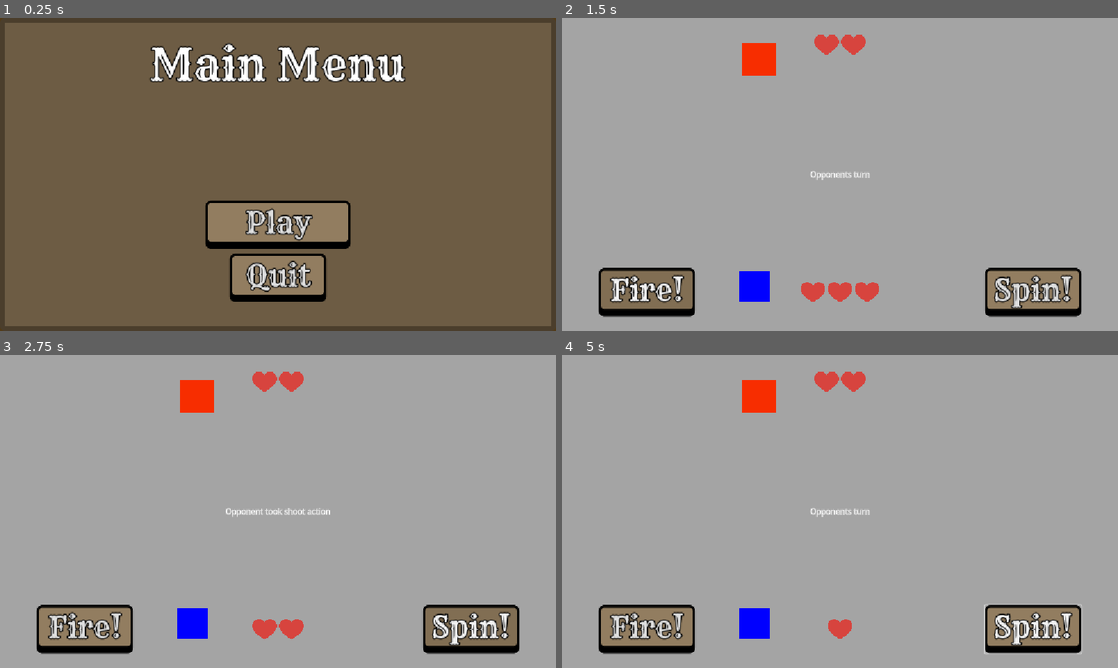
Above: before the commit, frames 1-4 (two rows, left to right).
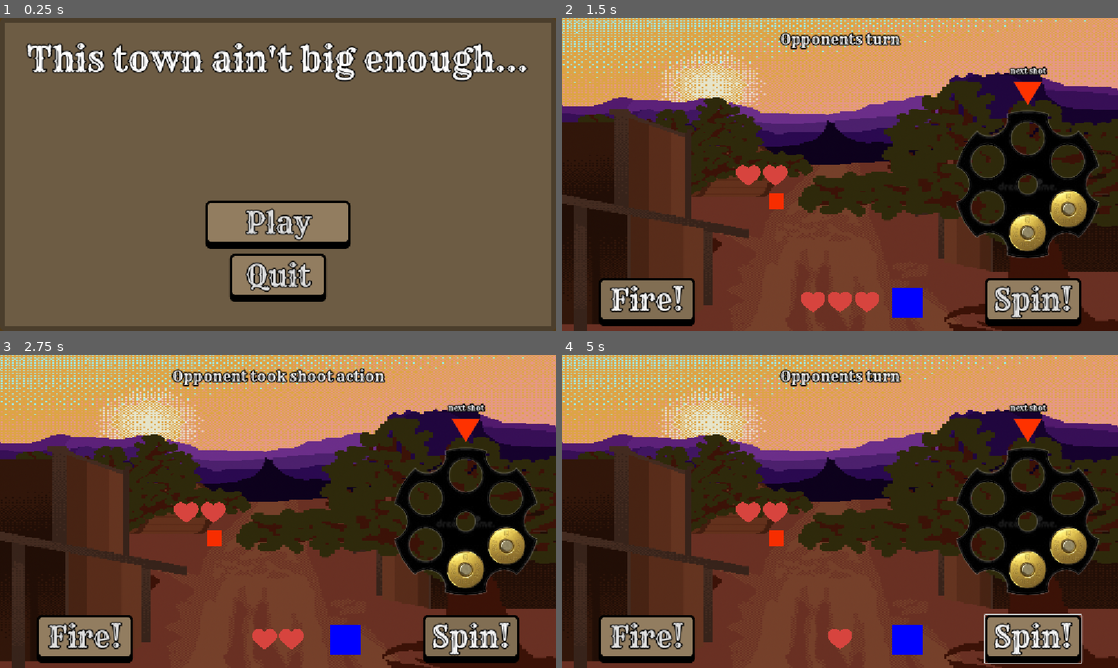
Above: after the commit, the same moments.

Repository: justwhateverprobably/this-town-aint-big-enough
Game: Godot game, scene res://Scenes/main_menu.tscn
Same seed, same stepped clock (60 frames per second), same inputs: the game is played once before the commit and once after it.
Inputs (mouse positions are in pixels of both pictures, inside the frame that each line leads up to):
- Up to frame 1 (0.25 s): no input
- Up to frame 2 (1.5 s): click "Play" at 0.5 s; click "Fire!" at 1.25 s
- Up to frame 3 (2.75 s): click "Spin!" at 2 s
- Up to frame 4 (5 s): tap Enter at 2.75, 4.25 s; move the mouse to (962, 495) at 2.77 s; hold Right 2.78-3.53 s; hold R (NewRound) 2.78-3.53 s; click (962, 495) at 2.92 s; tap Space at 3.5 s; move the mouse to (728, 527) at 3.52 s; hold Down 3.53-4.28 s; tap R (NewRound) at 3.6 s; move the mouse to (895, 442) at 4.27 s; hold Right from 4.28 s (still down); hold R (NewRound) from 4.28 s (still down); tap Alt at 4.35 s

The runs differ from the first frame. In frame 1, 6.2% of the frame differs, in the area x 4-95%, y 7-21%; in frame 2, 98%; in frame 3, 98%; in frame 4, 98%, in the area x 0-100%, y 0-100%.

Commit message:
finished prototype and made a web build

Diff:
--- a/Scenes/entities.gd
+++ b/Scenes/entities.gd
@@ -1,28 +1,28 @@
 extends Node2D
 
 
-func advance_chamber(chamber):
-	# Number of chambers in the cylinder
-	var n = chamber.size()
+func advance_cylinder(cylinder):
+	# Number of cylinders in the cylinder
+	var n = cylinder.size()
 	# Save the first element (this will move to the end)
-	var first = chamber[0]
+	var last = cylinder[n-1]
 	# # Shift everything left by one position
-	for i in range(0, n - 1):
-		chamber[i] = chamber[i + 1]
+	for i in range(n-1, 0, -1):
+		cylinder[i] = cylinder[i - 1]
 	# Move the original first element to the end
-	chamber[n - 1] = first
+	cylinder[0] = last
 
-	return chamber
+	return cylinder
 
-func spin_chamber(chamber):
+func spin_cylinder(cylinder):
 	# Decide how many positions to rotate (0 to max-1)
-	var increment = randi_range(0, len(chamber) - 1)
+	var increment = randi_range(0, len(cylinder) - 1)
 
 	# Repeat single-step rotation "increment" times
 	for i in range(increment):
-		chamber = advance_chamber(chamber)
+		cylinder = advance_cylinder(cylinder)
 
-	return chamber
+	return cylinder
 
 func update_health(health, increment):
 	health += increment
--- a/Scenes/game.tscn
+++ b/Scenes/game.tscn
@@ -3,9 +3,12 @@
 [ext_resource type="Theme" uid="uid://kh64de4caahg" path="res://Themes/Western.tres" id="1_ebmjs"]
 [ext_resource type="Script" uid="uid://peg8nqakpv65" path="res://Scripts/game_manager.gd" id="1_wowpa"]
 [ext_resource type="PackedScene" uid="uid://bfkmihritu11l" path="res://Scenes/health_bar.tscn" id="2_qxrlw"]
+[ext_resource type="Texture2D" uid="uid://2oqabibg6h1d" path="res://Graphics/bg.png" id="2_v158k"]
 [ext_resource type="Script" uid="uid://dm1qbfp8c0lwm" path="res://Scripts/player.gd" id="3_3dryh"]
 [ext_resource type="Script" uid="uid://dyrir34tslk4g" path="res://Scenes/entities.gd" id="4_i6g32"]
 [ext_resource type="Script" uid="uid://b47iorsrrhpfj" path="res://Scripts/enemy.gd" id="4_wowpa"]
+[ext_resource type="Texture2D" uid="uid://delc8d1hrsvse" path="res://Graphics/chamber.png" id="7_v158k"]
+[ext_resource type="Texture2D" uid="uid://d0luyc8ds7683" path="res://Graphics/shot_marker.png" id="9_h4fw4"]
 
 [sub_resource type="DrawableTexture2D" id="DrawableTexture2D_3dryh"]
 
@@ -14,10 +17,10 @@
 [node name="Game" type="Node2D" unique_id=1061186701]
 script = ExtResource("1_wowpa")
 
-[node name="BG" type="ColorRect" parent="." unique_id=1579210721]
-offset_right = 1152.0
-offset_bottom = 648.0
-color = Color(0.641934, 0.641934, 0.641934, 1)
+[node name="bg" type="Sprite2D" parent="." unique_id=843142660]
+position = Vector2(588.5, 321.5)
+scale = Vector2(0.9435612, 0.66432863)
+texture = ExtResource("2_v158k")
 
 [node name="UILayer" type="CanvasLayer" parent="." unique_id=1959054803]
 
@@ -41,7 +44,7 @@
 offset_right = 500.0
 grow_horizontal = 2
 grow_vertical = 0
-theme_override_constants/margin_bottom = 30
+theme_override_constants/margin_bottom = 10
 
 [node name="HBoxContainer" type="HBoxContainer" parent="UILayer/Control/PlayerUI" unique_id=33314646]
 layout_mode = 2
@@ -70,33 +73,48 @@
 
 [node name="EnemyUI" type="MarginContainer" parent="UILayer/Control" unique_id=1397848688]
 layout_mode = 1
-anchors_preset = 5
-anchor_left = 0.5
-anchor_right = 0.5
-offset_left = -82.0
-offset_right = 82.0
-offset_bottom = 52.0
-grow_horizontal = 2
-theme_override_constants/margin_top = 30
+offset_right = 164.0
+offset_bottom = 82.0
+theme_override_constants/margin_left = 360
+theme_override_constants/margin_top = 300
 
 [node name="EnemyHealth" parent="UILayer/Control/EnemyUI" unique_id=1885373687 instance=ExtResource("2_qxrlw")]
 layout_mode = 2
 size_flags_horizontal = 4
 size_flags_vertical = 4
 
-[node name="InfoText" type="Label" parent="UILayer/Control" unique_id=967823391]
+[node name="MarginContainer" type="MarginContainer" parent="UILayer/Control" unique_id=1317546911]
 layout_mode = 1
-anchors_preset = 8
+anchors_preset = 1
+anchor_left = 1.0
+anchor_right = 1.0
+offset_left = -40.0
+offset_bottom = 40.0
+grow_horizontal = 0
+theme_override_constants/margin_top = 100
+theme_override_constants/margin_right = 150
+
+[node name="MarkerLabel" type="Label" parent="UILayer/Control/MarginContainer" unique_id=1297565861]
+layout_mode = 2
+theme = ExtResource("1_ebmjs")
+theme_override_font_sizes/font_size = 15
+text = "next shot"
+
+[node name="MarginContainer2" type="MarginContainer" parent="UILayer/Control" unique_id=872068716]
+layout_mode = 1
+anchors_preset = 5
 anchor_left = 0.5
-anchor_top = 0.5
 anchor_right = 0.5
-anchor_bottom = 0.5
-offset_left = -20.0
-offset_top = -11.5
-offset_right = 20.0
-offset_bottom = 11.5
+offset_left = -83.0
+offset_right = 83.0
+offset_bottom = 40.0
 grow_horizontal = 2
-grow_vertical = 2
+theme_override_constants/margin_top = 25
+
+[node name="InfoText" type="Label" parent="UILayer/Control/MarginContainer2" unique_id=967823391]
+layout_mode = 2
+theme = ExtResource("1_ebmjs")
+theme_override_font_sizes/font_size = 30
 text = "Your turn!"
 horizontal_alignment = 1
 
@@ -105,19 +123,50 @@
 
 [node name="Player" type="Sprite2D" parent="Entities" unique_id=2123670198]
 self_modulate = Color(0.9683017, 0.1750767, 0, 1)
-position = Vector2(408, 86)
-scale = Vector2(1.09375, 1.09375)
+position = Vector2(445, 379)
+scale = Vector2(0.5, 0.5)
 texture = SubResource("DrawableTexture2D_3dryh")
 script = ExtResource("3_3dryh")
 
 [node name="Enemy" type="Sprite2D" parent="Entities" unique_id=548152407]
 self_modulate = Color(0, 0, 1, 1)
-position = Vector2(399, 555)
+position = Vector2(716, 590)
 texture = SubResource("DrawableTexture2D_wowpa")
 script = ExtResource("4_wowpa")
 
 [node name="EnemyActionTimer" type="Timer" parent="." unique_id=1900847894]
 one_shot = true
 
+[node name="PlayerGun" type="Node2D" parent="." unique_id=2023371237]
+
+[node name="Cylinder" type="Sprite2D" parent="PlayerGun" unique_id=608397873]
+position = Vector2(965, 345)
+scale = Vector2(2, 2)
+texture = ExtResource("7_v158k")
+
+[node name="Chamber0" type="Marker2D" parent="PlayerGun" unique_id=1010362175]
+position = Vector2(964, 252)
+
+[node name="Chamber1" type="Marker2D" parent="PlayerGun" unique_id=767321891]
+position = Vector2(1049, 301)
+
+[node name="Chamber2" type="Marker2D" parent="PlayerGun" unique_id=952205922]
+position = Vector2(1050, 396)
+
+[node name="Chamber3" type="Marker2D" parent="PlayerGun" unique_id=963823056]
+position = Vector2(965, 445)
+
+[node name="Chamber4" type="Marker2D" parent="PlayerGun" unique_id=1498253927]
+position = Vector2(882, 396)
+
+[node name="Chamber5" type="Marker2D" parent="PlayerGun" unique_id=1887813362]
+position = Vector2(881, 301)
+
+[node name="Bullets" type="Node2D" parent="." unique_id=1595386666]
+
+[node name="ShotMarker" type="Sprite2D" parent="." unique_id=324733823]
+position = Vector2(965, 156)
+texture = ExtResource("9_h4fw4")
+
 [connection signal="pressed" from="UILayer/Control/PlayerUI/HBoxContainer/FireButton" to="." method="_on_fire_button_pressed"]
 [connection signal="pressed" from="UILayer/Control/PlayerUI/HBoxContainer/SpinButton" to="." method="_on_spin_button_pressed"]
--- a/Scenes/main_menu.tscn
+++ b/Scenes/main_menu.tscn
@@ -80,8 +80,8 @@
 offset_transform_position = Vector2(0, 40)
 offset_transform_visual_only = false
 theme = ExtResource("2_ce3w2")
-theme_override_font_sizes/font_size = 90
-text = "Main Menu"
+theme_override_font_sizes/font_size = 70
+text = "This town ain't big enough..."
 horizontal_alignment = 1
 
 [connection signal="pressed" from="PanelContainer/MarginContainer/VBoxContainer/PlayButton" to="." method="_on_play_button_pressed"]
--- a/Scripts/enemy.gd
+++ b/Scripts/enemy.gd
@@ -1,11 +1,11 @@
 extends Sprite2D
 
-var chamber := [true, true, true, false, false, false]
+var cylinder := [true, true, true, false, false, false]
 var health := 3
 @onready var healthbar = $"../../UILayer/Control/EnemyUI/EnemyHealth"
 @onready var player = $"../Player"
 @onready var entities = $".."
-@onready var info = $"../../UILayer/Control/InfoText"
+@onready var info = $"../../UILayer/Control/MarginContainer2/InfoText"
 
 func shoot_or_spin():
 	# IMPLEMENT ACTION DELAY SO ENEMY TURN ISN'T IMMEDIATE
@@ -16,17 +16,15 @@
 
 
 func shoot():
-	if chamber[0] == true:
+	if cylinder[0] == true:
 		player.update_health(-1)
-		chamber[0] = false
-	else:
-		chamber[0] = false
+		cylinder[0] = false
 
-	chamber = entities.advance_chamber(chamber)
+	cylinder = entities.advance_cylinder(cylinder)
 	info.text = "Opponent took shoot action"
 
 func spin():
-	chamber = entities.spin_chamber(chamber)
+	cylinder = entities.spin_cylinder(cylinder)
 	info.text = "Opponent took spin action"
 
 func update_health(increment):
--- a/Scripts/game_manager.gd
+++ b/Scripts/game_manager.gd
@@ -11,7 +11,7 @@
 
 @onready var player = $Entities/Player
 @onready var enemy = $Entities/Enemy
-@onready var info = $UILayer/Control/InfoText
+@onready var info = $UILayer/Control/MarginContainer2/InfoText
 @onready var delay_timer = $EnemyActionTimer
 
 enum GameState {
--- a/Scripts/player.gd
+++ b/Scripts/player.gd
@@ -1,33 +1,46 @@
 extends Sprite2D
 
-var chamber := [true, true, true, false, false, false]
+var cylinder := [true, true, true, false, false, false]
 var health := 3
 @onready var healthbar = $"../../UILayer/Control/PlayerUI/PlayerHealth"
 @onready var enemy = $"../Enemy"
 @onready var entities = $".."
-@onready var info = $"../../UILayer/Control/InfoText"
-
+@onready var info = $"../../UILayer/Control/MarginContainer2/InfoText"
+@onready var cylinder_graphic = $"../../PlayerGun"
+@onready var bullet_list = $"../../Bullets"
 
 
 func _ready():
-	# initialize chamber with random loadout order
-	chamber.shuffle()
+	# initialize cylinder with random loadout order
+	cylinder.shuffle()
+	update_cylinder_graphic()
 
 func shoot():
-	if chamber[0] == true:
+	if cylinder[0] == true:
 		enemy.update_health(-1)
-		chamber[0] = false
-	else:
-		chamber[0] = false
+		cylinder[0] = false
 
-	chamber = entities.advance_chamber(chamber)
-	info.text = "player took shoot action"
-
+	cylinder = entities.advance_cylinder(cylinder)
+	update_cylinder_graphic()
+	info.text = "You took shoot action"
 
 func spin():
-	chamber = entities.spin_chamber(chamber)
-	info.text = "player took spin action"
+	cylinder = entities.spin_cylinder(cylinder)
+	update_cylinder_graphic()
+	info.text = "You took spin action"
 
 func update_health(increment):
 	health = entities.update_health(health, increment)
 	healthbar.remove_child(healthbar.get_child(0))
+
+func update_cylinder_graphic():
+	for child in bullet_list.get_children():
+		child.queue_free()
+	for i in range(cylinder.size()):
+		if cylinder[i] == true:
+			var bullet = Sprite2D.new()
+			bullet.texture = load("res://Graphics/bullet.png")
+			# at index i+1 because we want to skip the cylinder itself
+			var current_chamber = cylinder_graphic.get_child(i + 1)
+			bullet.position = current_chamber.position
+			bullet_list.add_child(bullet)
Not shown, added: Builds/index.apple-touch-icon.png.import
Not shown, added: Builds/index.icon.png.import
Not shown, added: Builds/index.png.import
Binary file added: Graphics/bg.png
Not shown, added: Graphics/bg.png.import
Binary file added: Graphics/bullet.png
Not shown, added: Graphics/bullet.png.import
Binary file added: Graphics/capsule.png
Not shown, added: Graphics/capsule.png.import
Binary file added: Graphics/chamber.png
Not shown, added: Graphics/chamber.png.import
Binary file added: Graphics/shot_marker.png
(and 12 more such lines)
